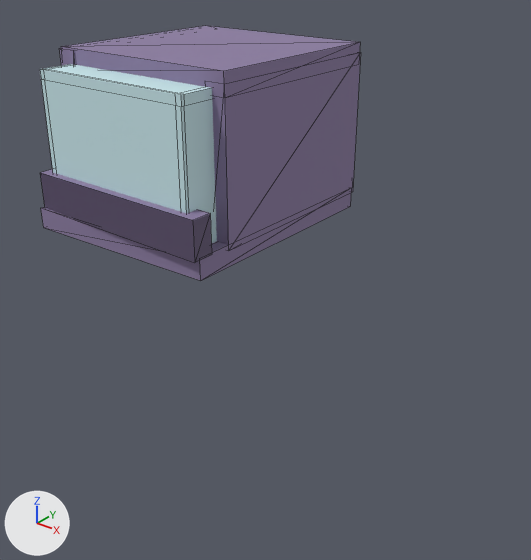
The FBX model Assets/Hazards Lab/Models/control_room.FBX: old version first, new version second.
Camera for both pictures: a 50 mm camera at (29.6, 333.1, 108.4) aimed at (10.9, 356.5, 93.9). The axes (+X, +Y, +Z) are drawn at lower left. The lights are the same throughout. Mesh edges are drawn as thin lines. Where no turn or scale is listed for an object, it has been applied to the vertices.
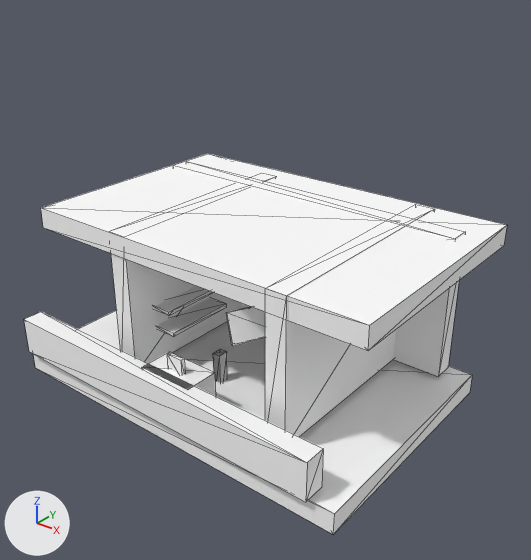
The newer file is also turned or shifted as a whole; pictures and numbers use the older file's frame.

Changed parts and their boxes [x1, y1, x2, y2] in the pictures (531 x 560 px):
'Cube__5_', reshaped (45% wider, 23% shorter): before [40, 26, 360, 281]; after [41, 154, 507, 351]
'Cube__1_', added: after [33, 310, 472, 534]
'Cube__3_', added: after [24, 312, 323, 502]
'Cube_3', added: after [265, 204, 435, 437]
'Cube__4_', added: after [173, 161, 465, 376]
'Cube__2_', added: after [111, 254, 251, 363]
'Cube__10_', added: after [226, 307, 265, 346]
'Cube__8_', added: after [156, 298, 226, 337]
'Cube__6_', added: after [145, 352, 215, 396]
'Cube__9_', added: after [155, 286, 213, 316]
'Cube_4', added: after [213, 349, 227, 383]
'Cube__7_', added: after [167, 352, 185, 375]
part 1 of me_mesh, added: after [41, 154, 507, 351]
part 2 of me_mesh, deleted: before [40, 64, 217, 243]
part 3 of me_mesh, deleted (purple): before [61, 26, 360, 98]
part 4 of me_mesh, deleted (purple): before [41, 193, 351, 281]
part 5 of me_mesh, deleted: before [59, 48, 76, 66]
part 6 of me_mesh, deleted (purple): before [212, 53, 360, 250]
part 7 of me_mesh, deleted (purple): before [40, 169, 212, 263]

What changed in the scene script:
```text
Change me_mesh:
    where me_mesh.from_pydata(...)  # 84 vertices, 104 faces; spans x -4.93..4.93, y -5.86..5.86, z -4.03..4.03
    remove me_mesh.materials.append(mat_material__39512)  # white #cae8ed
    remove me_mesh.materials.append(mat_material__39512)  # white #cae8ed
    remove me_mesh.materials.append(mat_material__39512)  # white #cae8ed
    remove me_mesh.materials.append(mat_material__39512)  # white #cae8ed
    remove me_mesh.materials.append(mat_material__39512)  # white #cae8ed
    remove me_mesh.materials.append(mat_material__39512)  # white #cae8ed
    remove me_mesh.materials.append(mat_02___default)  # purple #8b7ca1
    me_mesh part 1: a new loose piece, a box spanning x -4.93..13.03, y -5.86..5.7, z -4.03..-3.03, in mat_default_material (white #ffffff)
    me_mesh part 2: the loose piece of 36 vertices spanning x -4.27..4.22, y -5.37..-3.58, z -3.06..3.32 is deleted
    me_mesh part 3: the loose piece of 8 vertices spanning x -4.87..4.86, y -3.69..5.82, z 3.03..4.03 is deleted
    me_mesh part 4: the loose piece of 8 vertices spanning x -4.91..4.89, y -5.86..5.7, z -4.03..-3.03 is deleted
    me_mesh part 5: the loose piece of 8 vertices spanning x -4.93..-3.93, y -3.75..5.7, z -3.38..3.95 is deleted
    me_mesh part 6: the loose piece of 8 vertices spanning x 3.89..4.89, y -3.69..5.86, z -3.29..3.56 is deleted
    me_mesh part 7: the loose piece of 8 vertices spanning x -4.73..4.93, y -5.76..-4.76, z -3.09..-1.3 is deleted
    add me_mesh.materials.append(mat_default_material)  # white #ffffff
Add ob_cube__7:
    ob_cube__7 = bpy.data.objects.new('Cube__7_', me_mesh_016)  # a box spanning x -50.0..50.0, y -50.0..50.0, z -50.0..50.0; in mat_default_material (white #ffffff)
    ob_cube__7.location = (10.14, 351.43, 91.54)
    ob_cube__7.rotation_euler = (1.571, 0.0, -1.571)  # degrees (90, 0, -90)
    ob_cube__7.scale = (-0.0019, -0.00908, -0.00815)
Add ob_cube_4:
    ob_cube_4 = bpy.data.objects.new('Cube_4', me_mesh_008)  # a box spanning x -0.19..0.19, y -0.25..0.25, z -1.17..1.17; in mat_default_material (white #ffffff)
    ob_cube_4.location = (9.98, 354.34, 89.55)
Add ob_cube__8:
    ob_cube__8 = bpy.data.objects.new('Cube__8_', me_mesh_016.copy())
    ob_cube__8.location = (7.09, 355.38, 91.26)
    ob_cube__8.rotation_euler = (1.571, 0.0, -1.571)  # degrees (90, 0, -90)
    ob_cube__8.scale = (-0.0371, -0.00189, -0.0152)
Add ob_cube__9:
    ob_cube__9 = bpy.data.objects.new('Cube__9_', me_mesh_016.copy())
    ob_cube__9.location = (6.99, 355.29, 92.28)
    ob_cube__9.rotation_euler = (1.571, 0.0, -1.571)  # degrees (90, 0, -90)
    ob_cube__9.scale = (-0.0352, -0.00189, -0.0125)
Add ob_cube__6:
    ob_cube__6 = bpy.data.objects.new('Cube__6_', me_mesh_016.copy())
    ob_cube__6.location = (10.14, 351.53, 90.38)
    ob_cube__6.rotation_euler = (1.571, 0.0, -1.571)  # degrees (90, 0, -90)
    ob_cube__6.scale = (-0.0163, -0.018, -0.0271)
Add ob_cube__4:
    ob_cube__4 = bpy.data.objects.new('Cube__4_', me_mesh_009)  # a box spanning x -8.3..8.3, y -0.5..0.5, z -3.4..3.4; in mat_default_material (white #ffffff)
    ob_cube__4.location = (9.58, 361.02, 92.97)
Add ob_cube__3:
    ob_cube__3 = bpy.data.objects.new('Cube__3_', me_mesh_010)  # a box spanning x -8.3..8.3, y -0.5..0.5, z -0.9..0.9; in mat_default_material (white #ffffff)
    ob_cube__3.location = (9.58, 350.59, 90.38)
Add ob_cube__10:
    ob_cube__10 = bpy.data.objects.new('Cube__10_', me_mesh_016.copy())
    ob_cube__10.location = (13.42, 352.74, 94.17)
    ob_cube__10.rotation_euler = (1.625, -0.312, -0.532)  # degrees (93, -18, -30)
    ob_cube__10.scale = (-0.00167, -0.0133, -0.0215)
Add ob_cube__1:
    ob_cube__1 = bpy.data.objects.new('Cube__1_', me_mesh_002)  # a box spanning x -9.0..9.0, y -5.8..5.8, z -0.5..0.5; in mat_default_material (white #ffffff)
    ob_cube__1.location = (9.98, 356.21, 88.79)
Add ob_cube__2:
    ob_cube__2 = bpy.data.objects.new('Cube__2_', me_mesh_006)  # a box spanning x -0.5..0.5, y -5.29..5.29, z -3.44..3.44; in mat_default_material (white #ffffff)
    ob_cube__2.location = (6.23, 357.39, 92.89)
Add ob_cube_3:
    ob_cube_3 = bpy.data.objects.new('Cube_3', me_mesh_007)  # a box spanning x -0.5..0.5, y -5.69..5.69, z -3.42..3.42; in mat_default_material (white #ffffff)
    ob_cube_3.location = (15.05, 357.64, 92.95)
```
